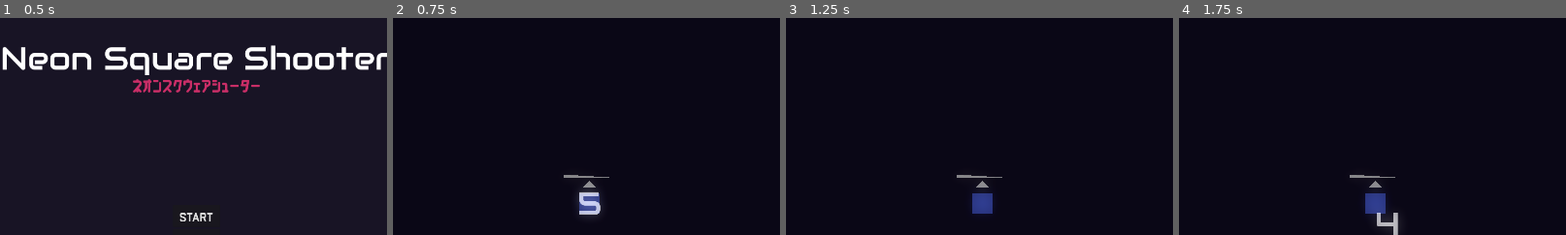
Above: before the commit, frames 1-4 (left to right).
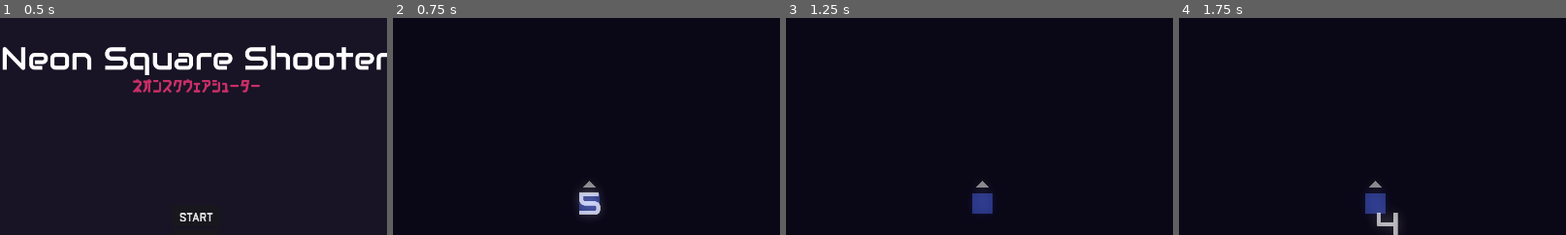
Above: after the commit, the same moments.

Repository: matheusmondenez/my-first-platform-game
Game: Godot game, scene res://wave_shooter/ui/main_menu.tscn
Same seed, same stepped clock (60 frames per second), same inputs: the game is played once before the commit and once after it.
Inputs (mouse positions are % of the whole screen's width and height, from its top left):
- Up to frame 1 (0.5 s): no input
- Up to frame 2 (0.75 s): click "START" at 0.5 s
- Up to frame 3 (1.25 s): no input
- Up to frame 4 (1.75 s): tap Enter at 1.25 s; move the mouse to (72, 45) at 1.27 s; press the mouse at (72, 45) at 1.28 s; hold D (right) from 1.28 s (still down); tap W (up) at 1.52, 1.55 s
The pictures show only the part of the screen within x 25-75%, y 7-57%; the shares and areas given below are measured in that part.

Frame 1 is identical in both runs. In frame 2, 0.1% of the frame differs, in the area x 44-56%, y 72-74%; in frame 3, 0.1%; in frame 4, 0.1%.

Commit message:
separates pixel orb in a scene

Diff:
--- a/wave_shooter/entities/player/player.gd
+++ b/wave_shooter/entities/player/player.gd
@@ -64,7 +64,6 @@
 
 func _physics_process(delta: float) -> void:
 	move(delta)
-	teste(delta)
 #endregion
 
 func _exit_tree() -> void:
@@ -188,28 +187,3 @@
 func _on_collector_area_entered(area: Area2D) -> void:
 	if area.is_in_group("collectible"):
 		area.get_parent().pull()
-
-func teste(delta) -> void:
-	var bodies = $PixelOrb/DetectionArea.get_overlapping_bodies()
-	var distances: Array = []
-	for body in bodies:
-		if body.is_in_group("enemy"):
-			var distance = body.global_position.distance_to(global_position)
-			distances.append(distance)
-	for body in bodies:
-		if body.is_in_group("enemy"):
-			var distance = body.global_position.distance_to(global_position)
-			if distance == distances.min():
-				#Teste
-				var orb: Sprite2D = $PixelOrb
-				orb.global_position = orb.global_position.move_toward(body.global_position, 10)
-				var distance_to_player = orb.global_position.distance_to(global_position)
-				if distance_to_player > 100:
-					var direction_to_player = (global_position - orb.global_position).normalized()
-					orb.global_position = global_position - direction_to_player * 100
-				#Teste
-				if $PixelOrb/ShotArea.get_overlapping_bodies().has(body):
-					var pierce_shot = PIERCE_SHOT_TSCN.instantiate()
-					pierce_shot.pierce = false
-					pierce_shot.target = body.global_position
-					orb.add_child(pierce_shot)
--- a/wave_shooter/entities/player/player.tscn
+++ b/wave_shooter/entities/player/player.tscn
@@ -6,7 +6,6 @@
 [ext_resource type="PackedScene" uid="uid://w7tys8q5tlwc" path="res://wave_shooter/fx/trail.tscn" id="3_nie46"]
 [ext_resource type="PackedScene" uid="uid://cjdg35cmqwkjj" path="res://wave_shooter/entities/player/muzzle.tscn" id="4_atk27"]
 [ext_resource type="Shader" path="res://wave_shooter/shaders/glitch.gdshader" id="5_iwlhq"]
-[ext_resource type="PackedScene" uid="uid://c53ewfmhm6ic0" path="res://wave_shooter/entities/power_ups/slash.tscn" id="7_snghd"]
 
 [sub_resource type="RectangleShape2D" id="RectangleShape2D_82fus"]
 size = Vector2(48, 48)
@@ -28,12 +27,6 @@
 shader_parameter/shake_speed = 5.0
 shader_parameter/shake_block_size = 30.5
 shader_parameter/shake_color_rate = 0.01
-
-[sub_resource type="CircleShape2D" id="CircleShape2D_fyr0c"]
-radius = 384.0
-
-[sub_resource type="CircleShape2D" id="CircleShape2D_go6hn"]
-radius = 192.0
 
 [node name="Player" type="CharacterBody2D" groups=["player"]]
 light_mask = 0
@@ -111,26 +104,6 @@
 [node name="ShotLoader" type="Timer" parent="."]
 one_shot = true
 
-[node name="PixelOrb" type="Sprite2D" parent="."]
-visible = false
-
-[node name="Polygon" type="Polygon2D" parent="PixelOrb"]
-polygon = PackedVector2Array(-8, -8, -8, 8, 8, 8, 8, -8)
-
-[node name="DetectionArea" type="Area2D" parent="PixelOrb"]
-collision_mask = 2
-
-[node name="Shape" type="CollisionShape2D" parent="PixelOrb/DetectionArea"]
-shape = SubResource("CircleShape2D_fyr0c")
-
-[node name="ShotArea" type="Area2D" parent="PixelOrb"]
-collision_mask = 2
-
-[node name="Shape" type="CollisionShape2D" parent="PixelOrb/ShotArea"]
-shape = SubResource("CircleShape2D_go6hn")
-
-[node name="Slash" parent="." instance=ExtResource("7_snghd")]
-
 [connection signal="body_entered" from="Hurtbox" to="." method="_on_hurtbox_body_entered"]
 [connection signal="area_entered" from="Collector" to="." method="_on_collector_area_entered"]
 [connection signal="timeout" from="ShotInterval" to="." method="_on_shot_interval_timeout"]
--- /dev/null
+++ b/wave_shooter/entities/power_ups/pixel_orb.gd
@@ -0,0 +1,38 @@
+extends Sprite2D
+
+const PierceShot: PackedScene = preload("res://wave_shooter/entities/player/pierce_shot.tscn")
+
+@onready var detection_area: Area2D = $DetectionArea
+@onready var shot_area: Area2D = $ShotArea
+@onready var shot_interval: Timer = $ShotInterval
+
+var can_shot: bool = true
+
+func _process(delta: float) -> void:
+	var bodies = detection_area.get_overlapping_bodies()
+	var distances: Array = []
+
+	for body in bodies:
+		if body.is_in_group("enemy"):
+			var distance = body.global_position.distance_to(global_position)
+			distances.append(distance)
+	for body in bodies:
+		if body.is_in_group("enemy"):
+			var distance = body.global_position.distance_to(global_position)
+			if distance == distances.min():
+				var orb = self
+				orb.global_position = orb.global_position.move_toward(body.global_position, 10)
+				var distance_to_player = orb.global_position.distance_to(Global.player.global_position)
+				if distance_to_player > 100:
+					var direction_to_player = (Global.player.global_position - orb.global_position).normalized()
+					orb.global_position = Global.player.global_position - direction_to_player * 100
+				if shot_area.get_overlapping_bodies().has(body) and can_shot:
+					var pierce_shot = PierceShot.instantiate()
+					pierce_shot.pierce = false
+					pierce_shot.target = body.global_position
+					orb.add_child(pierce_shot)
+					can_shot = false
+					shot_interval.start()
+
+func _on_shot_interval_timeout() -> void:
+	can_shot = true
--- /dev/null
+++ b/wave_shooter/entities/power_ups/pixel_orb.tscn
@@ -0,0 +1,33 @@
+[gd_scene load_steps=4 format=3 uid="uid://b0buq51mui5yt"]
+
+[ext_resource type="Script" path="res://wave_shooter/entities/power_ups/pixel_orb.gd" id="1_worje"]
+
+[sub_resource type="CircleShape2D" id="CircleShape2D_fyr0c"]
+radius = 384.0
+
+[sub_resource type="CircleShape2D" id="CircleShape2D_go6hn"]
+radius = 192.0
+
+[node name="PixelOrb" type="Sprite2D"]
+script = ExtResource("1_worje")
+
+[node name="Polygon" type="Polygon2D" parent="."]
+polygon = PackedVector2Array(-8, -8, -8, 8, 8, 8, 8, -8)
+
+[node name="DetectionArea" type="Area2D" parent="."]
+collision_mask = 2
+
+[node name="Shape" type="CollisionShape2D" parent="DetectionArea"]
+shape = SubResource("CircleShape2D_fyr0c")
+
+[node name="ShotArea" type="Area2D" parent="."]
+collision_mask = 2
+
+[node name="Shape" type="CollisionShape2D" parent="ShotArea"]
+shape = SubResource("CircleShape2D_go6hn")
+
+[node name="ShotInterval" type="Timer" parent="."]
+wait_time = 5.0
+one_shot = true
+
+[connection signal="timeout" from="ShotInterval" to="." method="_on_shot_interval_timeout"]
Not shown: 1 places in wave_shooter/entities/player/player.tscn that only renumber resources
Not shown: 1 places in wave_shooter/procedural_teste.tscn that only renumber resources
